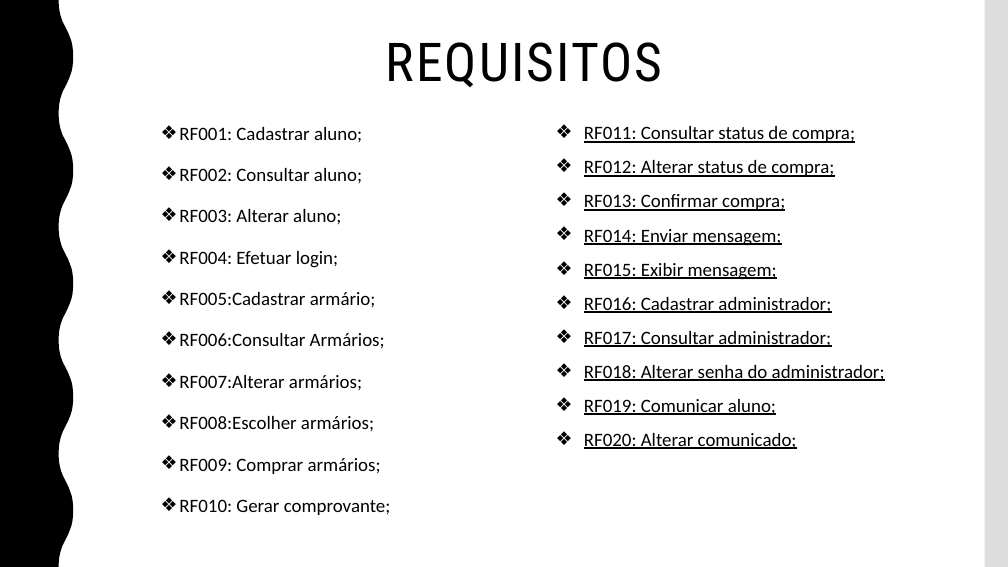
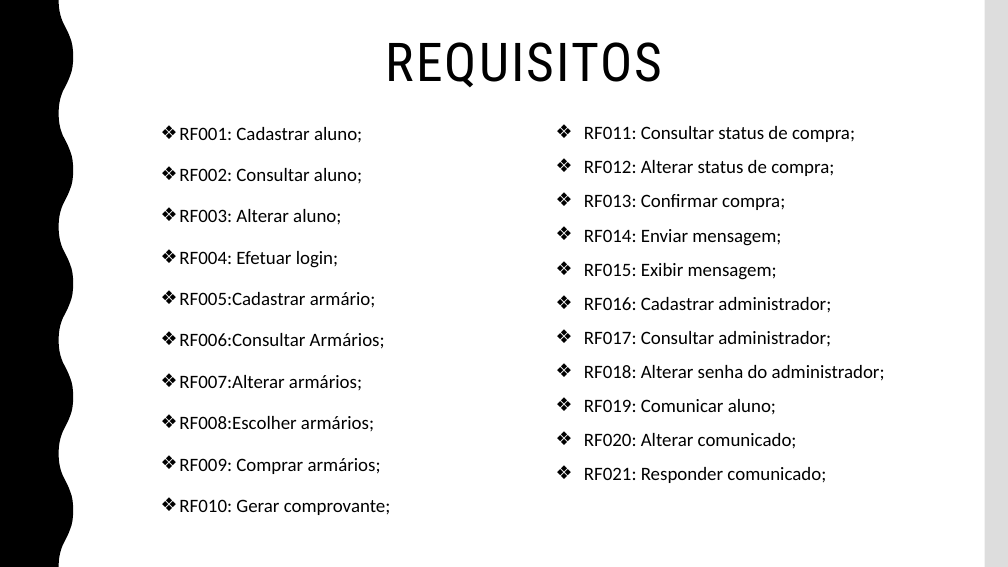
Before and after one commit to lucasdeaquino/TCC-armarios, a slide deck: slide 7 of Ricardo/2 Previaesse.pptx (slide 8 before the commit). Drawn at 1008x567 pixels with LibreOffice and Linux fonts; fonts in the diff are those of the drawing; background and template pictures are left out. Boxes give left, top, right and bottom in pixels: in the first picture for what was removed or moved away, otherwise in the second. Text is boxed around its words. In the diff, an @@ line names an element or a change of style, - is before the commit and + after.

```diff
--- a/Ricardo/2 Previaesse.pptx
+++ b/Ricardo/2 Previaesse.pptx
@@ text at bbox=[584, 126, 885, 448]: underline off @@
@@ text at bbox=[584, 467, 826, 483]: paragraph added @@
+❖ RF021: Responder comunicado;
```
Also in this commit, not shown: 8 other slides changed, 6 slides added, 3 slides removed, 2 other files.
